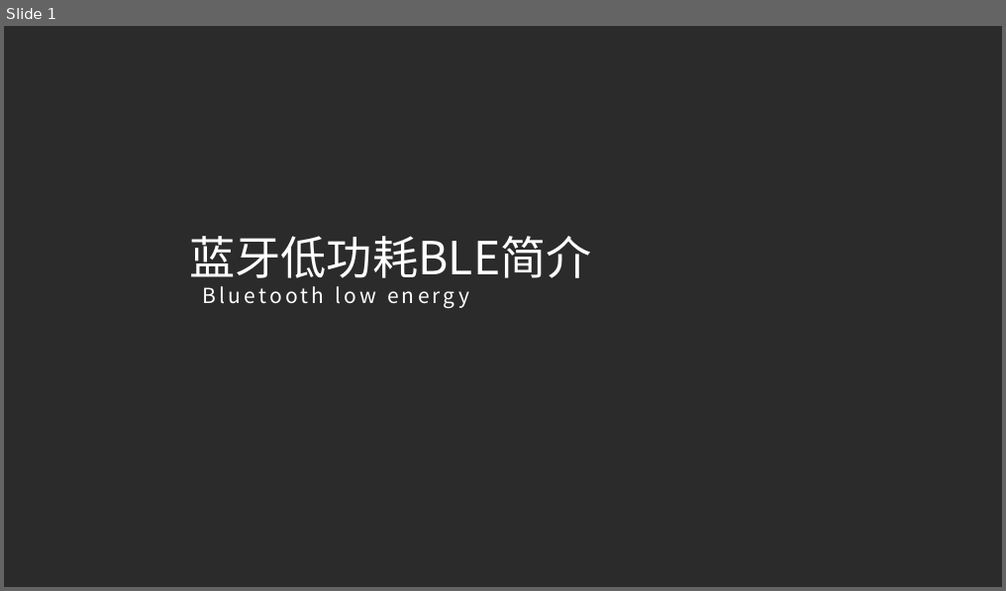
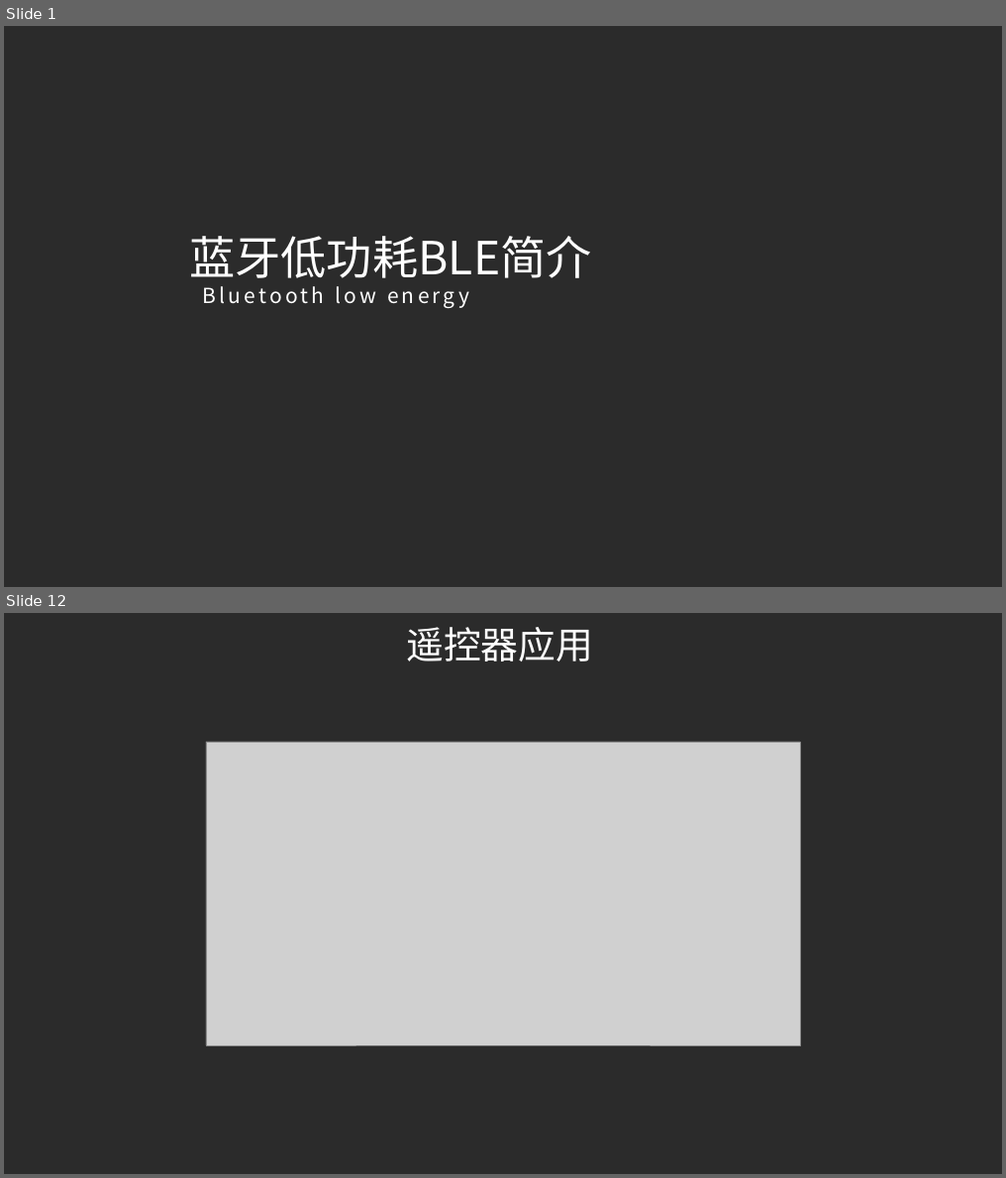
Before and after one commit to PengleiYu/BLE_PPT, a slide deck: BLE蓝牙低功耗简介.pptx. Shown one above the other, each under a label of ours: slide 1 before the commit, slides 1 and 12 after it; the slides between them are not shown. The pictures are 1006x591 and 1006x1178 pixels, drawn with LibreOffice and Linux fonts; fonts in the diff are those of the drawing; grey boxes stand for pictures; background and template pictures are left out; a plain dark background stands for a picture behind light text. Boxes give left, top, right and bottom in pixels: in the first picture for what was removed or moved away, otherwise in the second. Text is boxed around its words. In the diff, an @@ line names an element or a change of style, - is before the commit and + after.

```diff
--- a/BLE蓝牙低功耗简介.pptx
+++ b/BLE蓝牙低功耗简介.pptx
@@ slide 12 added at [4,613,1002,1174], background picture (left out) @@
@@ title added at [406,627,593,662], 36 pt, text #FFFFFF @@
+遥控器应用
@@ picture added at [206,742,801,1046] @@
```
Also in this commit, not shown: 1 slide changed, 27 other slides added, 3 slides removed.
